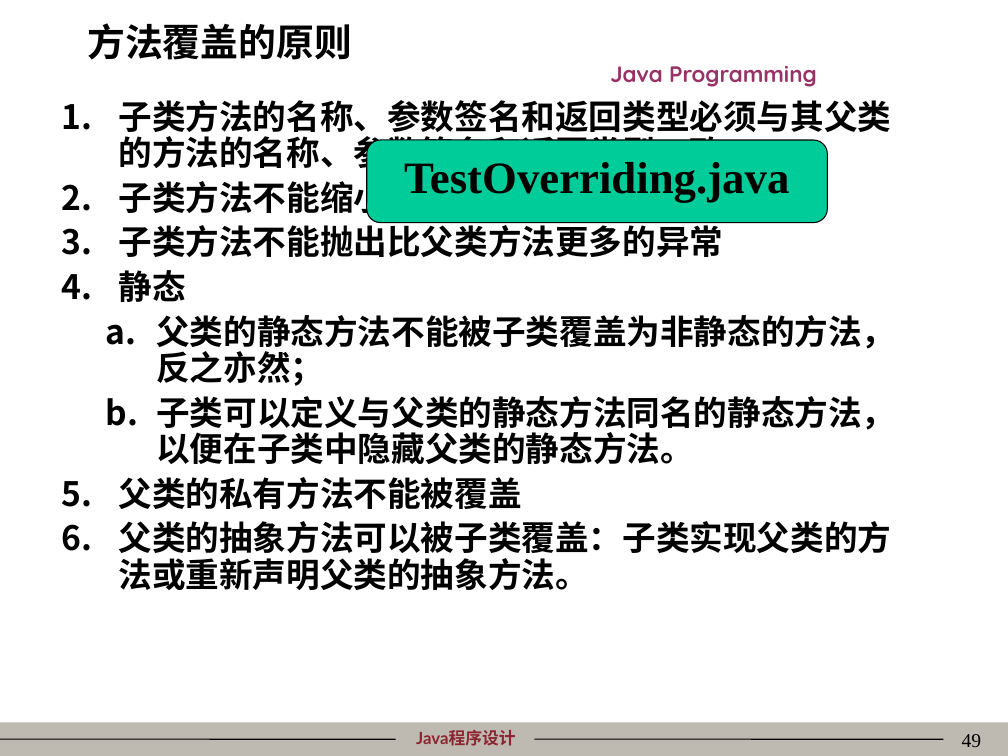
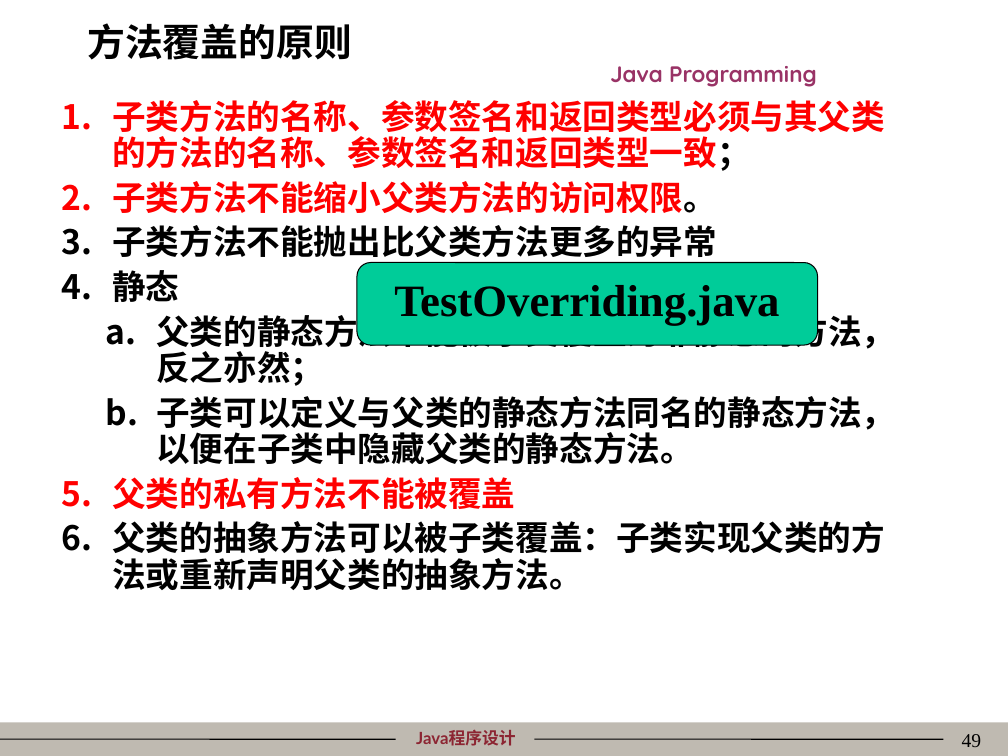
Before and after one commit to mordeky/Java, a slide deck: slide 49 of PPT/04类的封装性、继承性、多态性与接口.ppt. Drawn at 1008x756 pixels with LibreOffice and Linux fonts; fonts in the diff are those of the drawing; background and template pictures are left out. Boxes give left, top, right and bottom in pixels: in the first picture for what was removed or moved away, otherwise in the second. Text is boxed around its words. In the diff, an @@ line names an element or a change of style, - is before the commit and + after.

```diff
--- a/PPT/04类的封装性、继承性、多态性与接口.ppt
+++ b/PPT/04类的封装性、继承性、多态性与接口.ppt
@@ text at (112,100,885,590): text colour #000000 to #FF0000 in "子类方法的名称、参数签名和返回类型必须与其父类的方法的名称、参数签名和返回类型一致；", "子类方法不能缩小父类方法的访问权限。", "父类的私有方法不能被覆盖"; indent changed; bullet colour #000000 to #FF0000 @@
@@ rounded rectangle "TestOverriding.java": place and size @@
-rounded rectangle "TestOverriding.java" at (367,140,828,223)
+rounded rectangle "TestOverriding.java" at (357,262,817,345)
```
Also in this commit, not shown: 3 other slides changed, 55 other files.
